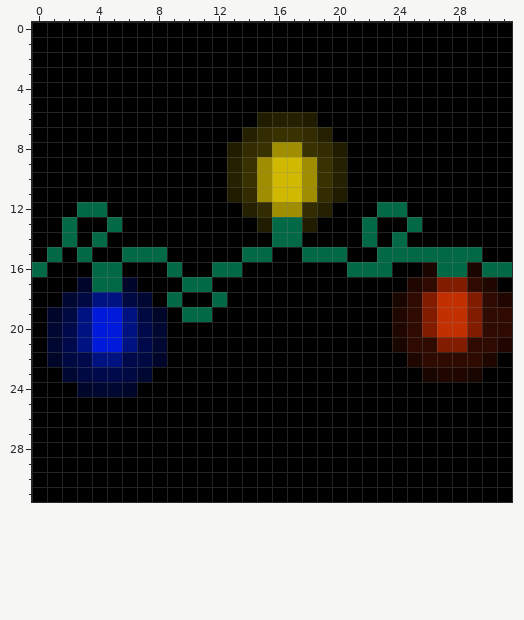
A pixel-art file gets an edit: sprites/0011-xmas-string-lights.aseprite. Above, as it was before the edit.
32x32 pixels, 1 frame. Colours within 5 levels of each other are drawn and written as one.
Now the later version:
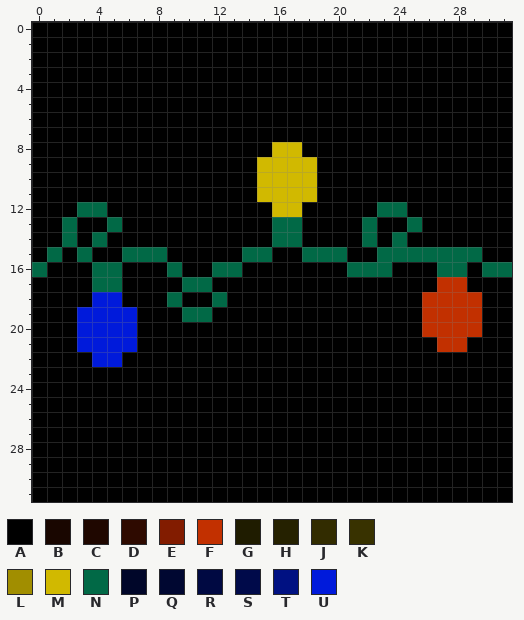
Palette (. is transparent): A #000000  B #190600  C #1f0700  D #2e0a00  E #821c00  F #c23000  G #1f1c00  H #252100  J #322c00  K #383200  L #a18e00  M #d1b900  N #016946  P #000629  Q #000731  R #000942  S #000a4a  T #001182  U #001adb
What changed:
layer "Glow" removed
@@ x 0..31 @@
  5 AAAAAAAAAAAAAAAAAAAAAAAAAAAAAAAA
- 6 AAAAAAAAAAAAAAAGHHGAAAAAAAAAAAAA
- 7 AAAAAAAAAAAAAAHJKKJHAAAAAAAAAAAA
- 8 AAAAAAAAAAAAAGJKLLKJGAAAAAAAAAAA
- 9 AAAAAAAAAAAAAHKLMMLKHAAAAAAAAAAA
-10 AAAAAAAAAAAAAHKLMMLKHAAAAAAAAAAA
-11 AAAAAAAAAAAAAGJLMMLJGAAAAAAAAAAA
-12 AAANNAAAAAAAAAHJLLJHAAANNAAAAAAA
-13 AANAANAAAAAAAAAGNNGAAANAANAAAAAA
+ 6 AAAAAAAAAAAAAAAAAAAAAAAAAAAAAAAA
+ 7 AAAAAAAAAAAAAAAAAAAAAAAAAAAAAAAA
+ 8 AAAAAAAAAAAAAAAAMMAAAAAAAAAAAAAA
+ 9 AAAAAAAAAAAAAAAMMMMAAAAAAAAAAAAA
+10 AAAAAAAAAAAAAAAMMMMAAAAAAAAAAAAA
+11 AAAAAAAAAAAAAAAMMMMAAAAAAAAAAAAA
+12 AAANNAAAAAAAAAAAMMAAAAANNAAAAAAA
+13 AANAANAAAAAAAAAANNAAAANAANAAAAAA
 14 AANANAAAAAAAAAAANNAAAANANAAAAAAA
 15 ANANAANNNAAAAANNAANNNAANNNNNNNAA
-16 NAAANNAAANAANNAAAAAAANNNAABNNBNN
-17 AAAPNNPAAANNAAAAAAAAAAAAACDEEDCA
-18 AAQRTTRQANAANAAAAAAAAAAABDEFFEDC
-19 APRTUUTRPANNAAAAAAAAAAAACDEFFEDD
-20 AQSTUUTSQAAAAAAAAAAAAAAACDEFFEDD
-21 AQSTUUTSQAAAAAAAAAAAAAAABDDEEDDC
-22 APRSTTSRPAAAAAAAAAAAAAAAACDDDDCA
-23 AAQRSSRQAAAAAAAAAAAAAAAAAABCCBAA
-24 AAAPQQPAAAAAAAAAAAAAAAAAAAAAAAAA
+16 NAAANNAAANAANNAAAAAAANNNAAANNANN
+17 AAAANNAAAANNAAAAAAAAAAAAAAAFFAAA
+18 AAAAUUAAANAANAAAAAAAAAAAAAFFFFAA
+19 AAAUUUUAAANNAAAAAAAAAAAAAAFFFFAA
+20 AAAUUUUAAAAAAAAAAAAAAAAAAAFFFFAA
+21 AAAUUUUAAAAAAAAAAAAAAAAAAAAFFAAA
+22 AAAAUUAAAAAAAAAAAAAAAAAAAAAAAAAA
+23 AAAAAAAAAAAAAAAAAAAAAAAAAAAAAAAA
+24 AAAAAAAAAAAAAAAAAAAAAAAAAAAAAAAA
 25 AAAAAAAAAAAAAAAAAAAAAAAAAAAAAAAA
Changed places in both pictures, as pixel boxes (x1, y1, x2, y2):
changed: (227, 112, 347, 232)
changed: (392, 262, 512, 382)
changed: (47, 277, 167, 397)
